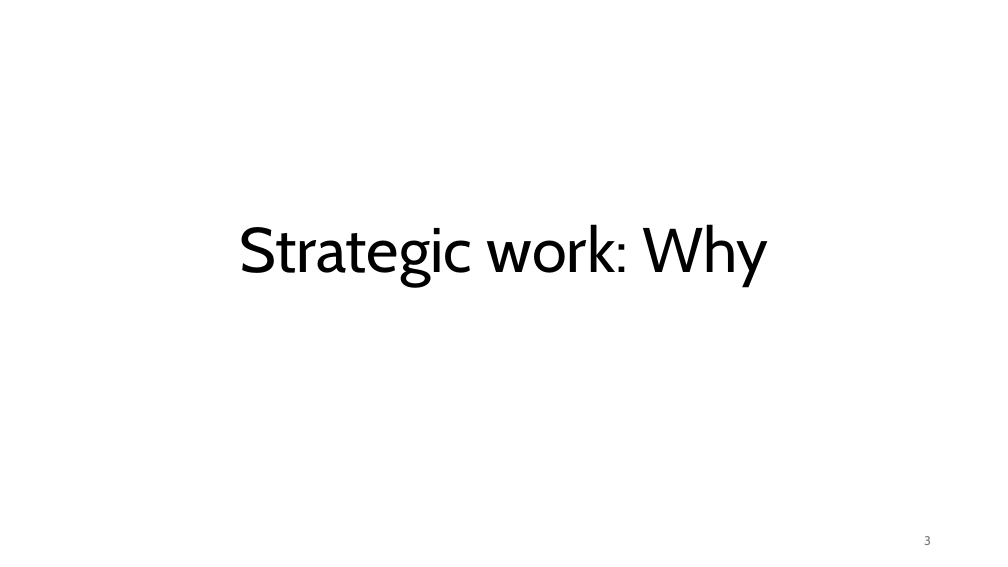
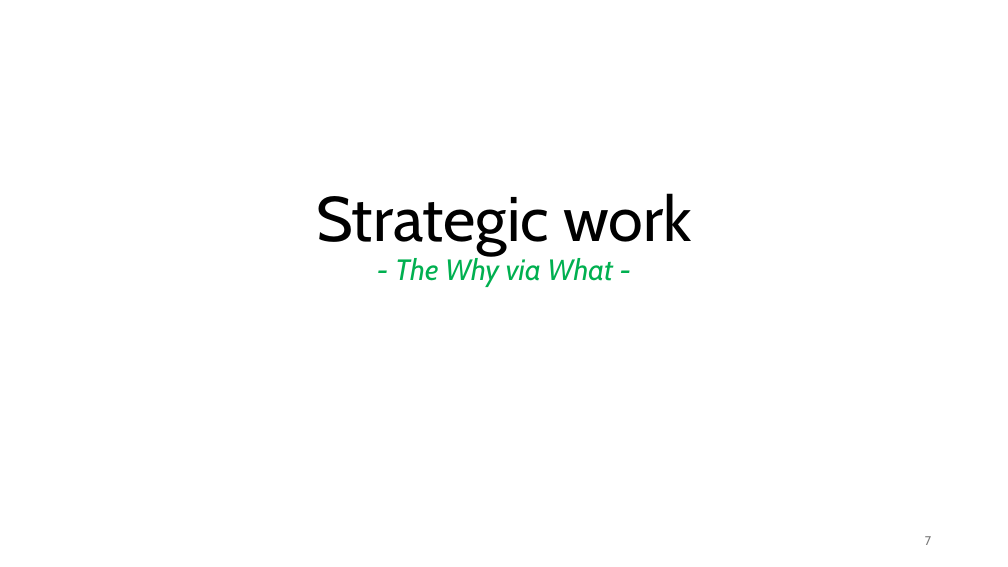
Before and after one commit to SatyaKomatineni/articles-repo, a slide deck: slide 7 of architecture/applied-genai-testbed.pptx (slide 3 before the commit). Drawn at 1008x567 pixels with LibreOffice and Linux fonts; fonts in the diff are those of the drawing. Boxes give left, top, right and bottom in pixels: in the first picture for what was removed or moved away, otherwise in the second. Text is boxed around its words. In the diff, an @@ line names an element or a change of style, - is before the commit and + after.

```diff
--- a/architecture/applied-genai-testbed.pptx
+++ b/architecture/applied-genai-testbed.pptx
@@ title at [316,193,691,287]: text changed; size 60 to 28 pt; text colour #000000 to #00B050; italic on @@
-Strategic work: Why
+Strategic work
+- The Why via What -
@@ page number at [925,536,931,545]: text changed @@
-3
+7
```
Also in this commit, not shown: 2 other slides changed, 14 slides added.
